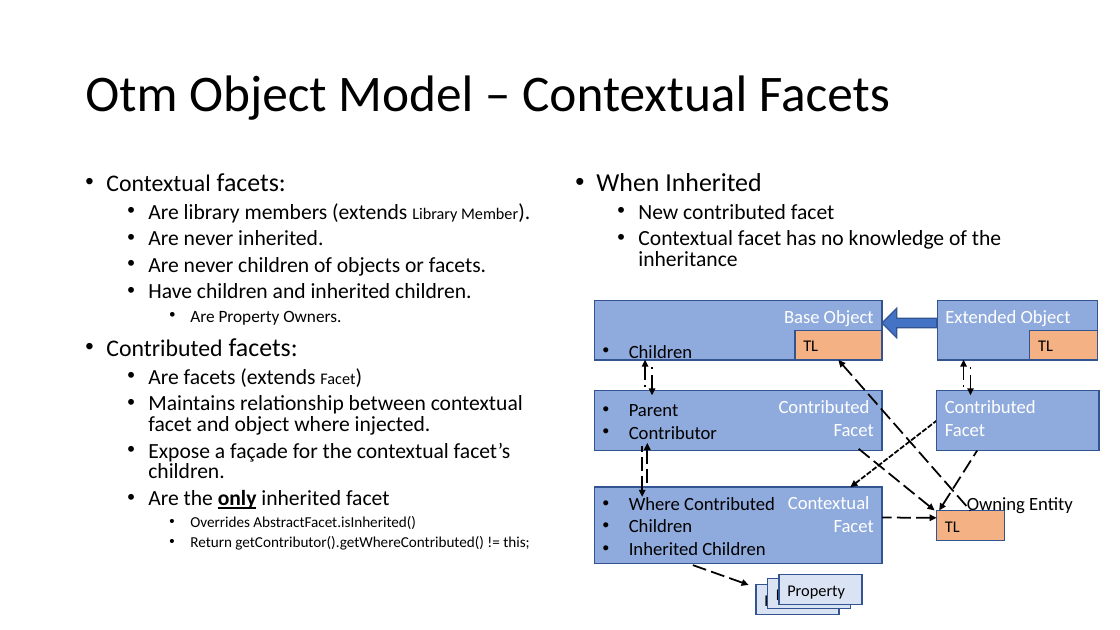
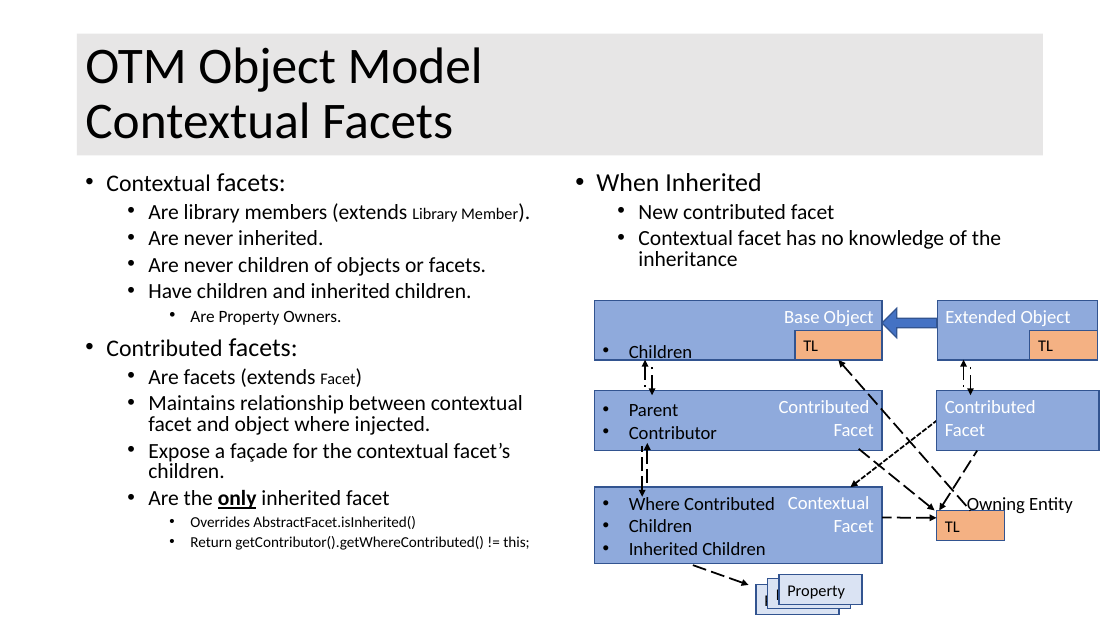
Before and after one commit to OpenTravel/OTM-DE-Utilities, a slide deck: slide 33 of otm-dex/OTM-DEX Architecture.pptx (slide 31 before the commit). Drawn at 1120x630 pixels with LibreOffice and Linux fonts; fonts in the diff are those of the drawing. Boxes give left, top, right and bottom in pixels: in the first picture for what was removed or moved away, otherwise in the second. Text is boxed around its words. In the diff, an @@ line names an element or a change of style, - is before the commit and + after.

```diff
--- a/otm-dex/OTM-DEX Architecture.pptx
+++ b/otm-dex/OTM-DEX Architecture.pptx
@@ title "OTM Object Model Contextual Facets": place and size @@
-title "OTM Object Model Contextual Facets" at (85,75,890,120)
+title "OTM Object Model Contextual Facets" at (77,34,1044,155)
@@ title "OTM Object Model Contextual Facets" at (77,34,1044,155): fill none to #E7E6E6 @@
@@ title at (85,47,483,139): text changed @@
-Otm Object Model – Contextual Facets
+OTM Object Model
+Contextual Facets
```
Also in this commit, not shown: 32 other slides changed, 7 slides added, 8 slides removed, 5 other files.
